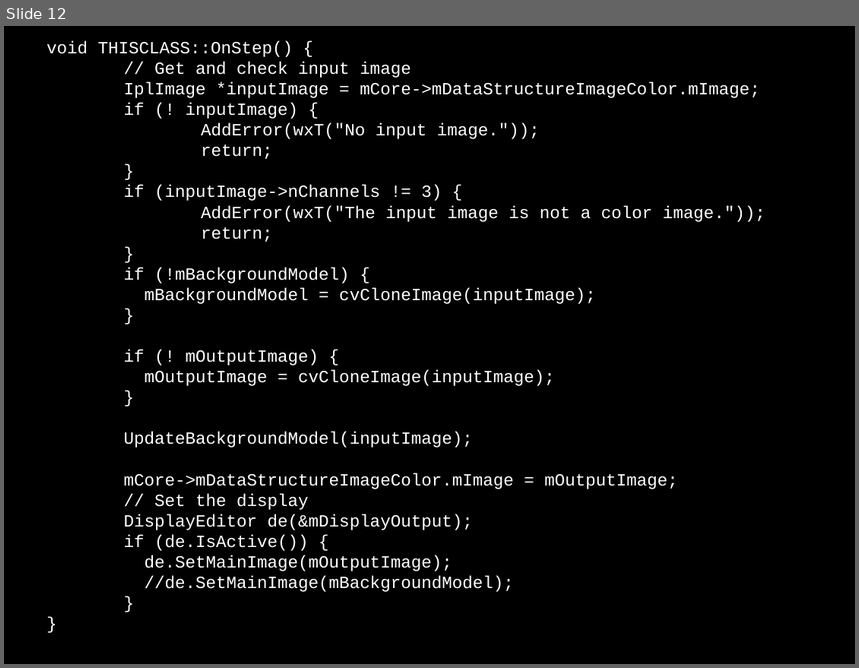
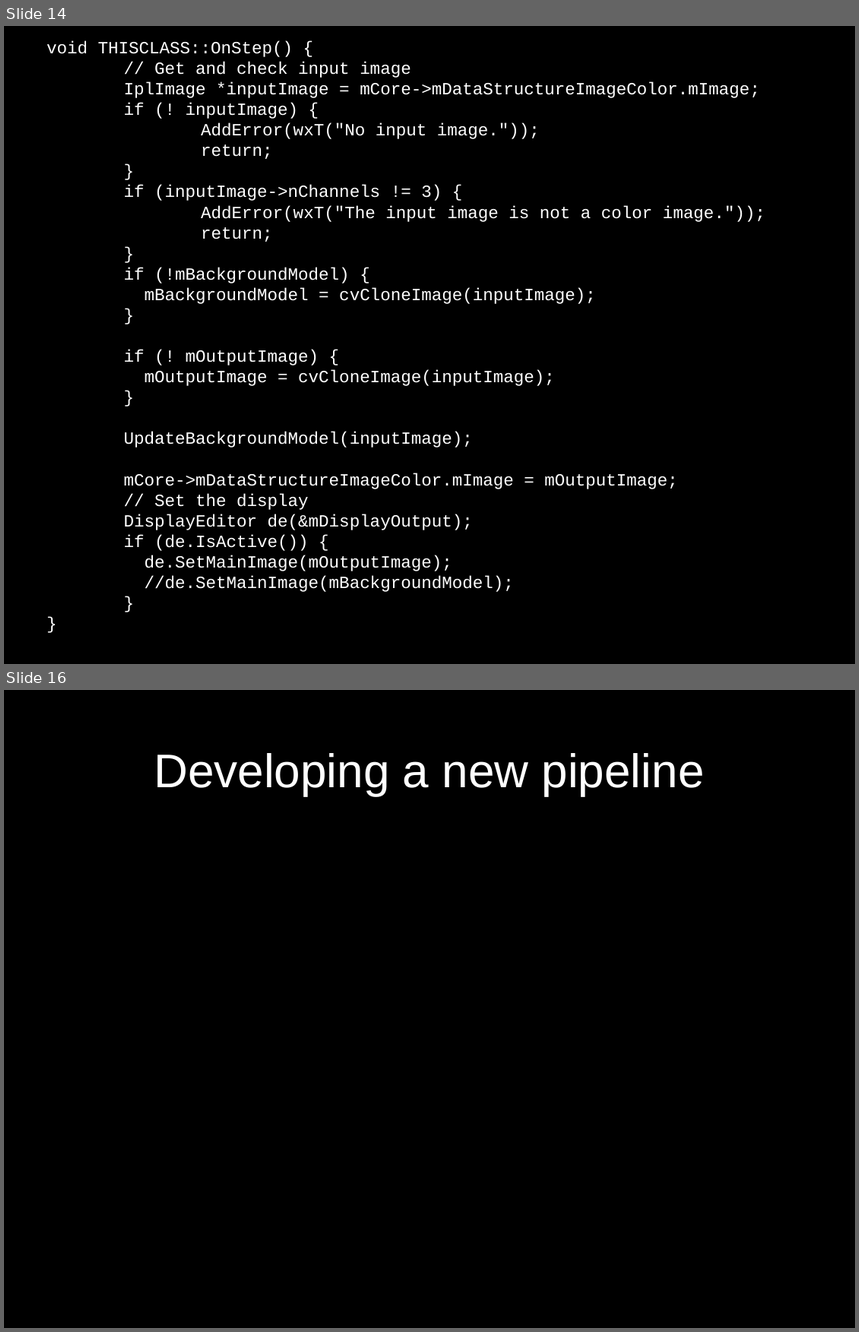
Before and after one commit to d28b/swistrack, a slide deck: Doc/tutorial.stefie10.06.2009/tutorialSlides.odp. Shown one above the other, each under a label of ours: slide 12 before the commit, slides 14 and 16 after it; the slides between them are not shown. The pictures are 859x668 and 859x1332 pixels, drawn with LibreOffice and Linux fonts; fonts in the diff are those of the drawing. Boxes give left, top, right and bottom in pixels: in the first picture for what was removed or moved away, otherwise in the second. Text is boxed around its words. In the diff, an @@ line names an element or a change of style, - is before the commit and + after.

Commit message:
Updated slides with an example of creating a pipeline.

```diff
--- a/Doc/tutorial.stefie10.06.2009/tutorialSlides.odp
+++ b/Doc/tutorial.stefie10.06.2009/tutorialSlides.odp
@@ slide 16 added at (4, 690, 855, 1328), background #000000 @@
@@ title added at (154, 753, 705, 796), 44 pt, text #FFFFFF @@
+Developing a new pipeline
@@ what was slide 12 is now slide 14 @@
```
Also in this commit, not shown: 1 slide changed, 9 other slides added, 1 slide removed, 3 other files.
